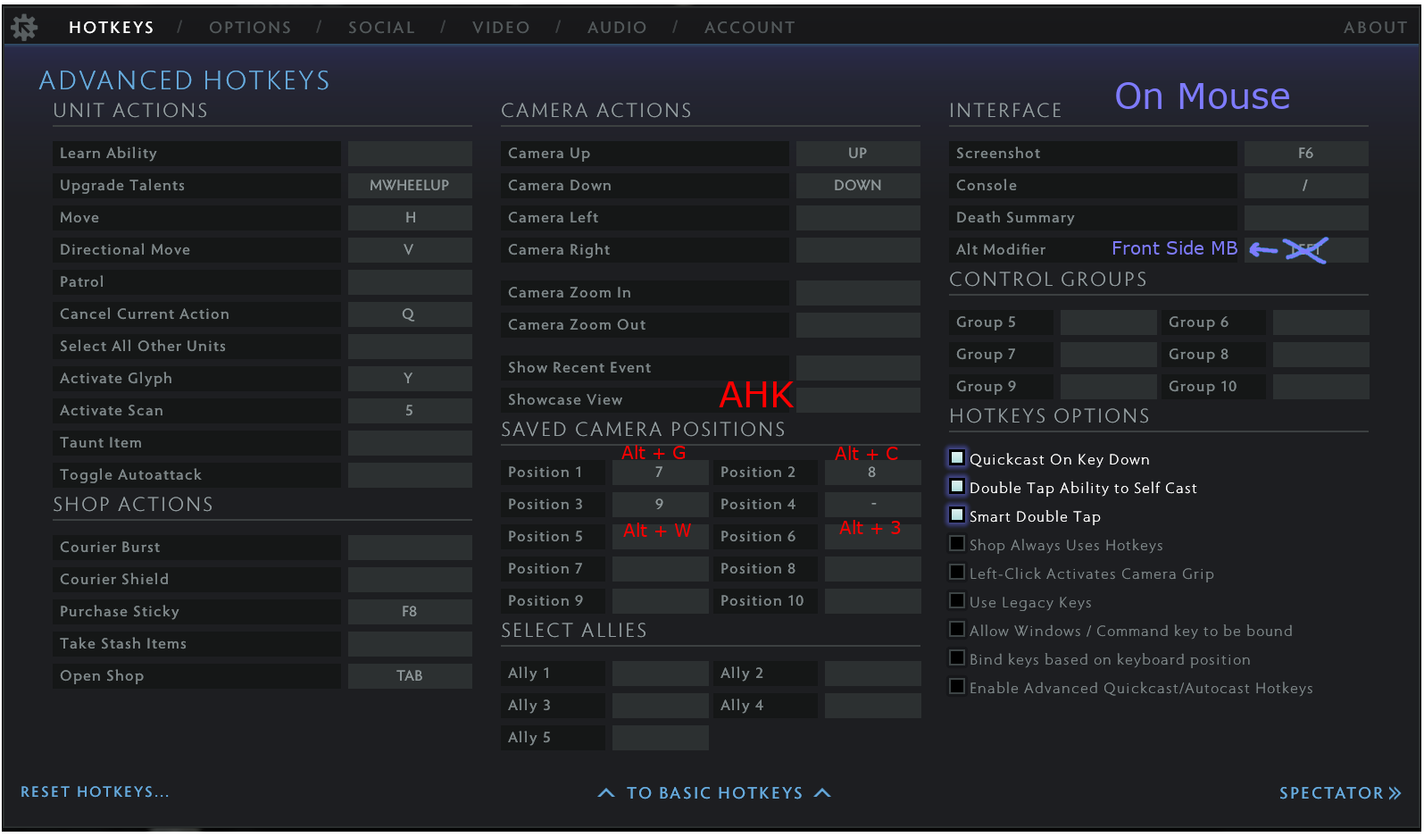
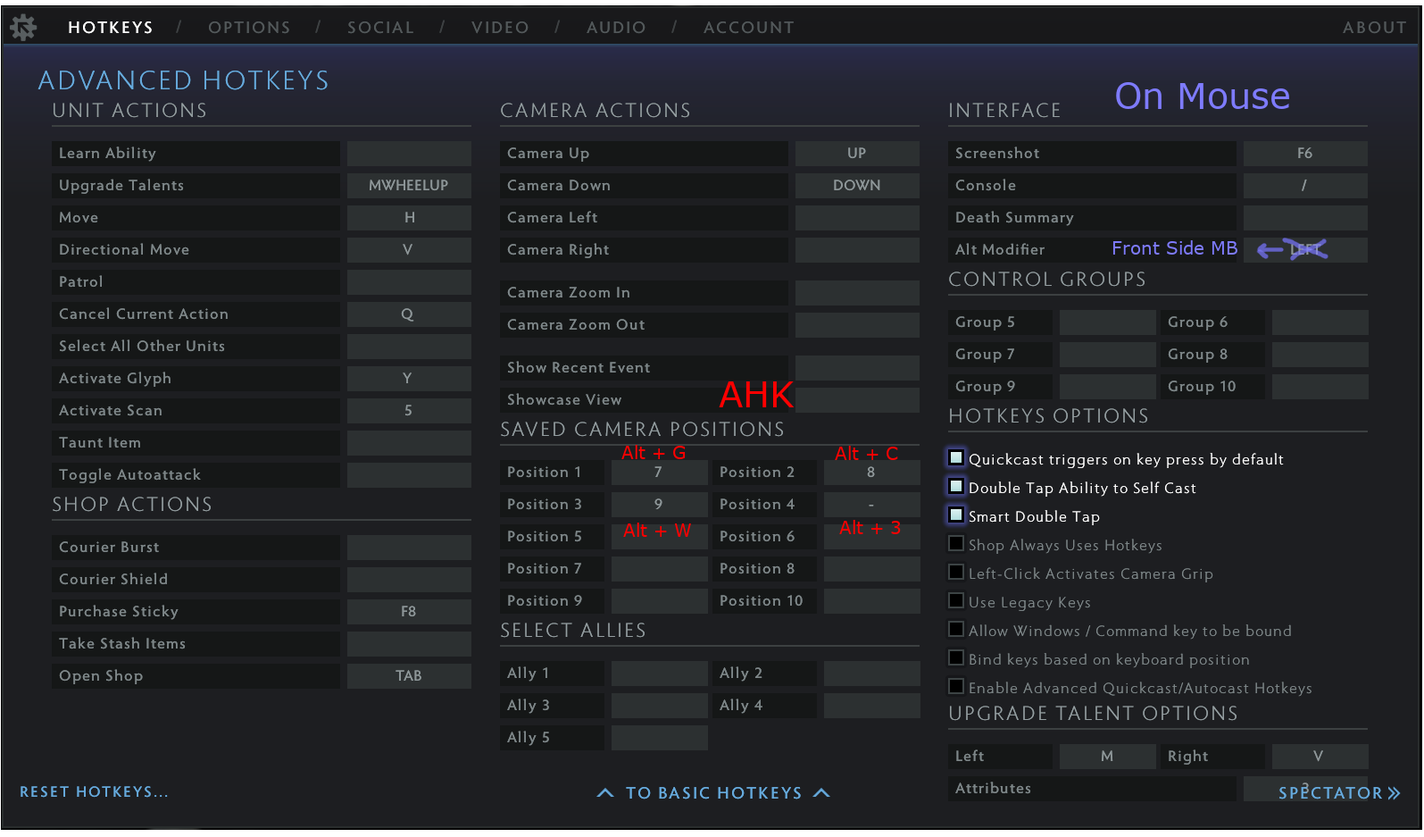
Before/after of a 1424 × 837 layered artwork. What changed in the layer stack:
added layer "Advanced Hotkeys2" above "AdvancedHotkeys OLD.PNG" over (x1=0, y1=5, x2=1423, y2=830)
renamed "AdvancedHotkeys.PNG" to "AdvancedHotkeys OLD.PNG", hid it over (x1=1, y1=4, x2=1422, y2=832)
